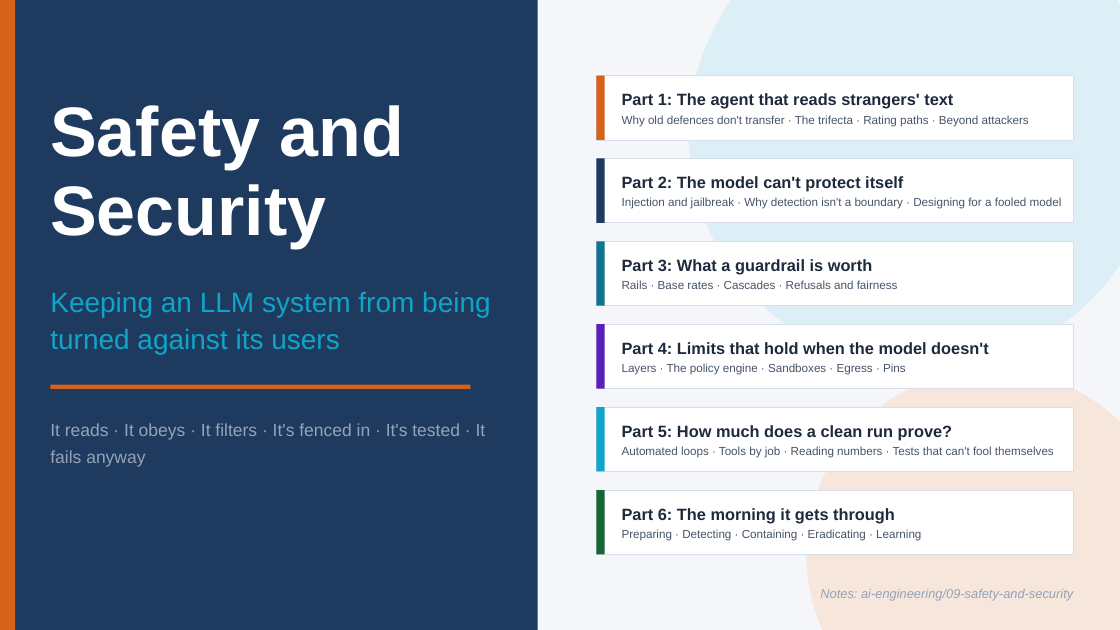
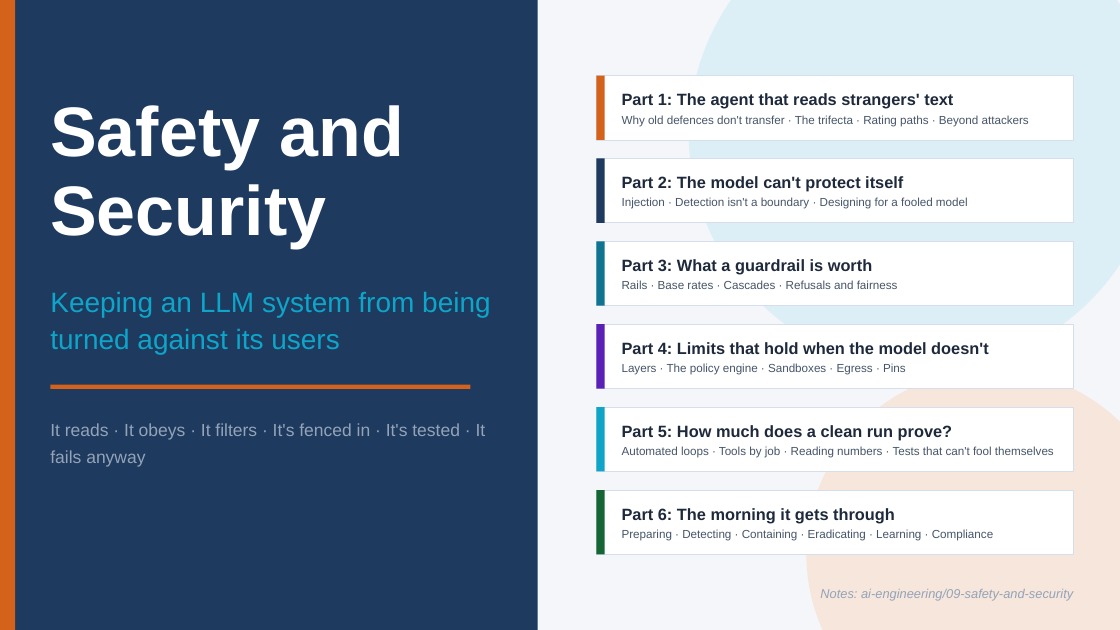
Before and after one commit to ramseywise/learn-ai-engineering, a slide deck: slide 1 of ai-engineering/09-safety-and-security/slides/safety-and-security.pptx. Drawn at 1120x630 pixels with LibreOffice and Linux fonts; fonts in the diff are those of the drawing. Boxes give left, top, right and bottom in pixels: in the first picture for what was removed or moved away, otherwise in the second. Text is boxed around its words. In the diff, an @@ line names an element or a change of style, - is before the commit and + after.

```diff
--- a/ai-engineering/09-safety-and-security/slides/safety-and-security.pptx
+++ b/ai-engineering/09-safety-and-security/slides/safety-and-security.pptx
@@ text at box(622, 197, 968, 209): text changed @@
-Injection and jailbreak · Why detection isn't a boundary · Designing for a fooled model
+Injection · Detection isn't a boundary · Designing for a fooled model
@@ text at box(622, 529, 993, 541): text changed @@
-Preparing · Detecting · Containing · Eradicating · Learning
+Preparing · Detecting · Containing · Eradicating · Learning · Compliance
```
Also in this commit, not shown: 6 other slides changed, 36 other files.
